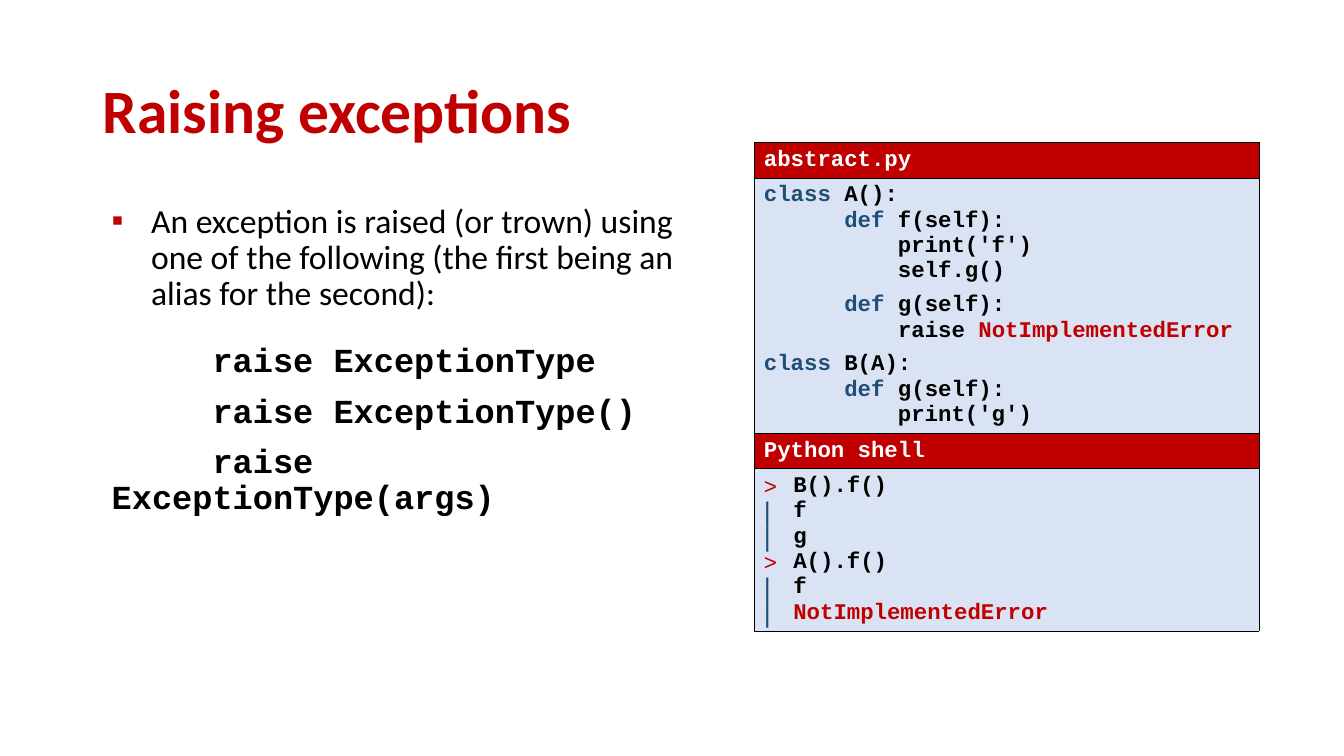
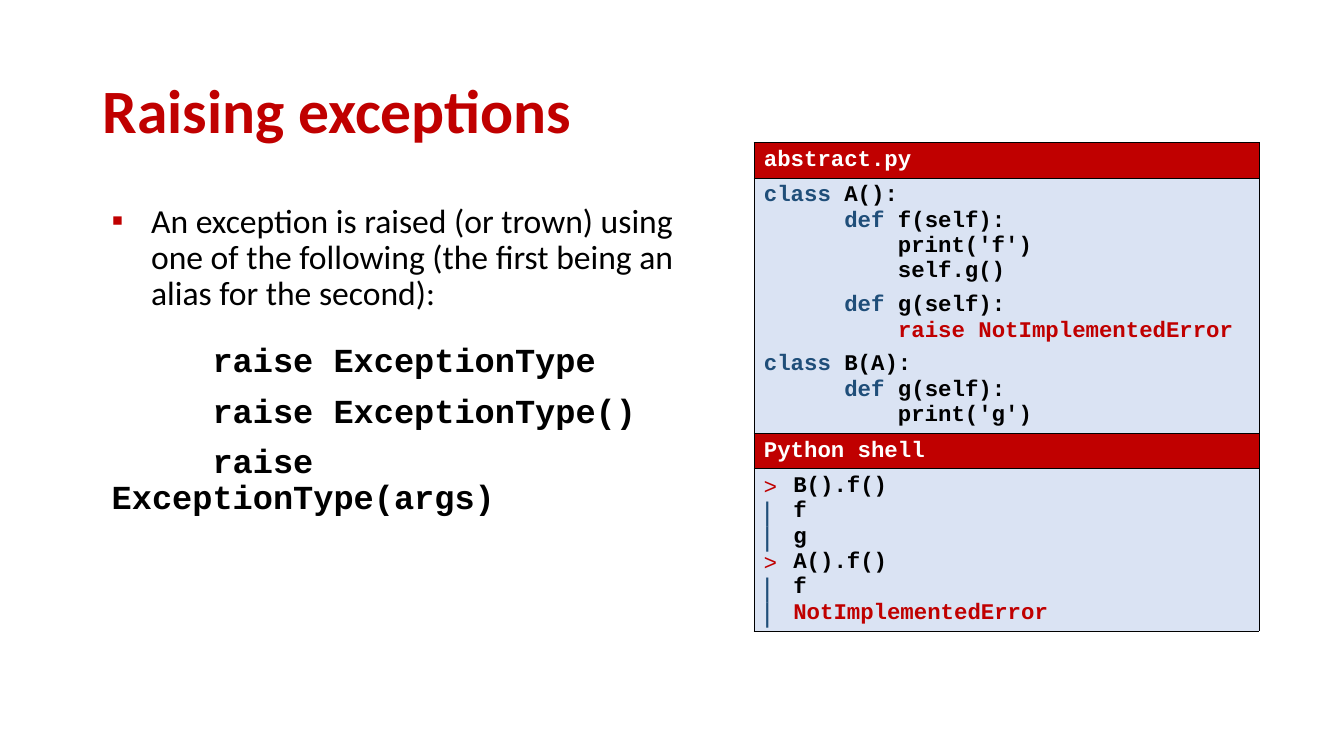
Before and after one commit to gsbrodal/gsbrodal.github.io, a slide deck: slide 15 of ipsa/slides/exceptions.pptx. Drawn at 1344x756 pixels with LibreOffice and Linux fonts; fonts in the diff are those of the drawing. Boxes give left, top, right and bottom in pixels: in the first picture for what was removed or moved away, otherwise in the second. Text is boxed around its words. In the diff, an @@ line names an element or a change of style, - is before the commit and + after.

Commit message:
update exception slides

```diff
--- a/ipsa/slides/exceptions.pptx
+++ b/ipsa/slides/exceptions.pptx
@@ table at bbox=[754, 143, 1259, 657] @@
@@ text colour #000000 to #C00000 in "raise" @@
```
Also in this commit, not shown: 2 other slides changed, 3 other files.
